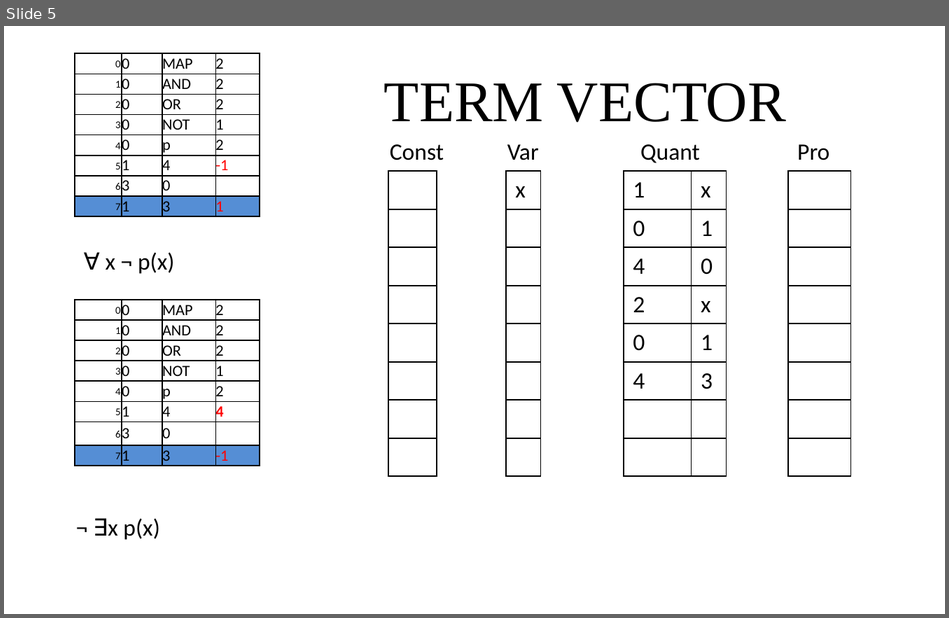
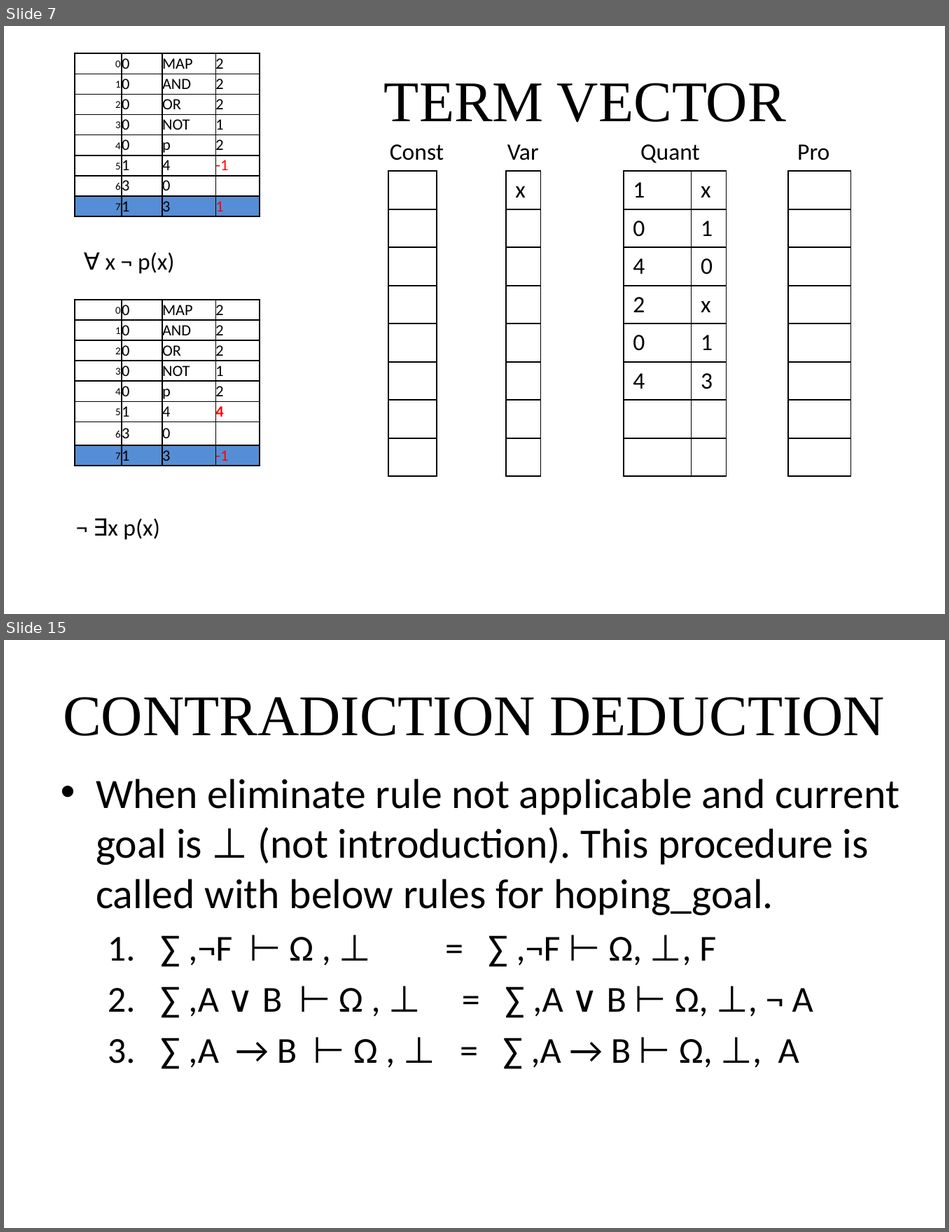
Before and after one commit to giang-rocker/logic, a slide deck: Report/SUY LUẬN TỰ NHIÊN.pptx. Shown one above the other, each under a label of ours: slide 5 before the commit, slides 7 and 15 after it; the slides between them are not shown. The pictures are 949x618 and 949x1232 pixels, drawn with LibreOffice and Linux fonts; fonts in the diff are those of the drawing. Boxes give left, top, right and bottom in pixels: in the first picture for what was removed or moved away, otherwise in the second. Text is boxed around its words. In the diff, an @@ line names an element or a change of style, - is before the commit and + after.

```diff
--- a/Report/SUY LUẬN TỰ NHIÊN.pptx
+++ b/Report/SUY LUẬN TỰ NHIÊN.pptx
@@ slide 15 added at (x1=4, y1=640, x2=945, y2=1228), background #FFFFFF @@
@@ title added at (x1=63, y1=697, x2=885, y2=736), 44 pt, text #000000 @@
+CONTRADICTION DEDUCTION
@@ text added at (x1=96, y1=779, x2=899, y2=1068), 32 pt, text #000000 @@
+• When eliminate rule not applicable and current goal is ⊥ (not introduction). This procedure is called with below rules for hoping_goal.
+  1. ∑ ,¬F ⊢ Ω , ⊥ = ∑ ,¬F ⊢ Ω, ⊥, F
+  2. ∑ ,A ∨ B ⊢ Ω , ⊥ = ∑ ,A ∨ B ⊢ Ω, ⊥, ¬ A
+  3. ∑ ,A → B ⊢ Ω , ⊥ = ∑ ,A → B ⊢ Ω, ⊥, A
@@ what was slide 5 is now slide 7 @@
```
Also in this commit, not shown: 2 slides changed, 18 other slides added, 6 slides removed, 1 other file.
